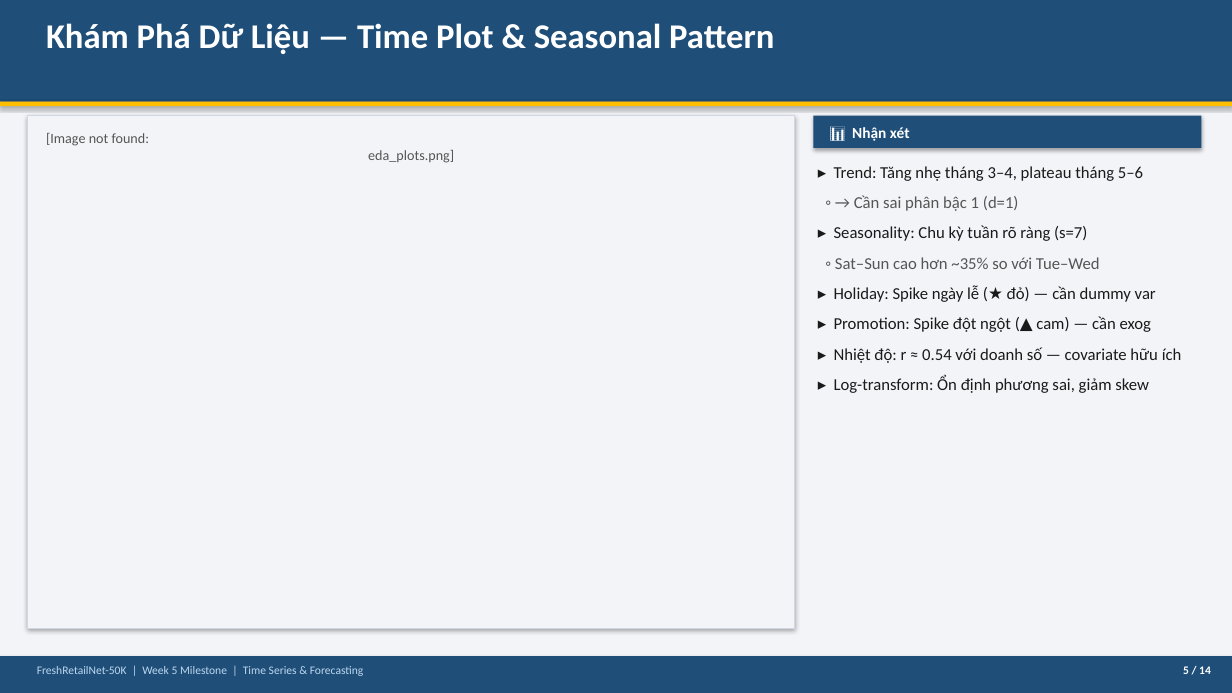
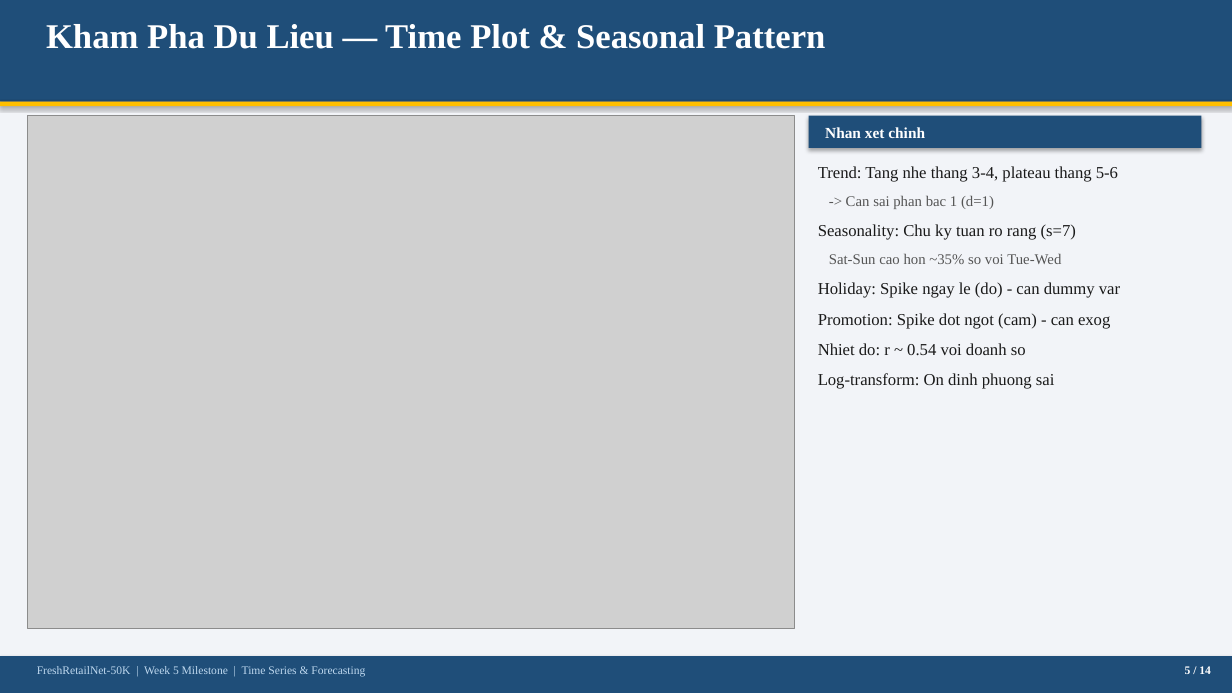
Before and after one commit to thanh-tai-435/TimeSeriesMrSu, a slide deck: slide 5 of Week5_Slides.pptx. Drawn at 1232x693 pixels with LibreOffice and Linux fonts; fonts in the diff are those of the drawing; grey boxes stand for pictures. Boxes give left, top, right and bottom in pixels: in the first picture for what was removed or moved away, otherwise in the second. Text is boxed around its words. In the diff, an @@ line names an element or a change of style, - is before the commit and + after.

```diff
--- a/Week5_Slides.pptx
+++ b/Week5_Slides.pptx
@@ text at <box>46,24,826,49</box>: text changed; font Calibri to Times New Roman @@
-Khám Phá Dữ Liệu — Time Plot & Seasonal Pattern
+Kham Pha Du Lieu — Time Plot & Seasonal Pattern
@@ rectangle removed at <box>28,116,795,628</box> @@
@@ picture added at <box>28,116,795,628</box> @@
@@ rectangle: place and size @@
-rectangle at <box>813,116,1202,148</box>
+rectangle at <box>809,116,1202,148</box>
@@ text removed at <box>46,133,454,163</box> @@
-[Image not found:
-eda_plots.png]
@@ text at <box>825,127,925,138</box>: text changed; font Calibri to Times New Roman @@
-📊 Nhận xét
+Nhan xet chinh
@@ text at <box>818,166,1120,389</box>: text changed; font Calibri to Times New Roman @@
-▸ Trend: Tăng nhẹ tháng 3–4, plateau tháng 5–6
-◦ → Cần sai phân bậc 1 (d=1)
-▸ Seasonality: Chu kỳ tuần rõ ràng (s=7)
-◦ Sat–Sun cao hơn ~35% so với Tue–Wed
-▸ Holiday: Spike ngày lễ (★ đỏ) — cần dummy var
-▸ Promotion: Spike đột ngột (▲ cam) — cần exog
-▸ Nhiệt độ: r ≈ 0.54 với doanh số — covariate hữu ích
-▸ Log-transform: Ổn định phương sai, giảm skew
+Trend: Tang nhe thang 3-4, plateau thang 5-6
+-> Can sai phan bac 1 (d=1)
+Seasonality: Chu ky tuan ro rang (s=7)
+Sat-Sun cao hon ~35% so voi Tue-Wed
+Holiday: Spike ngay le (do) - can dummy var
+Promotion: Spike dot ngot (cam) - can exog
+Nhiet do: r ~ 0.54 voi doanh so
+Log-transform: On dinh phuong sai
@@ text "FreshRetailNet-50K | Week 5 Milestone ..." at <box>37,666,365,677</box>: font Calibri to Times New Roman @@
@@ text "5 / 14" at <box>1185,666,1211,674</box>: font Calibri to Times New Roman @@
```
Also in this commit, not shown: 12 other slides changed, 1 slide added, 1 slide removed, 13 other files.
